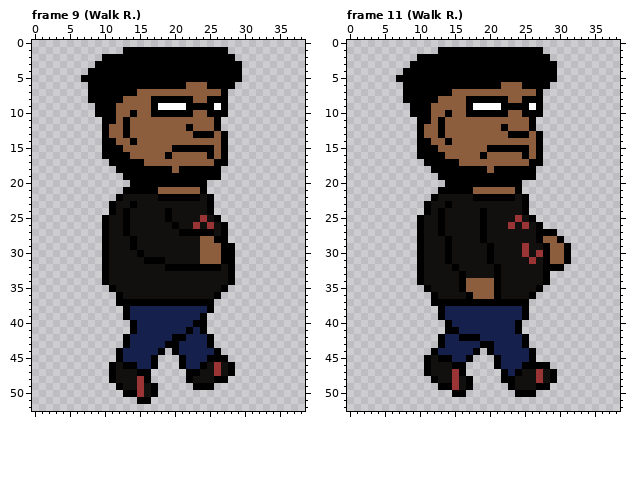
A pixel-art file gets an edit: WIP/Characters/Teddie.aseprite. Above is the file before it was changed.
39x53 pixels, 28 frames. Shown: frame 9 (Walk R.), frame 11 (Walk R.). The commit also changed other frames, which this record leaves out.
Now the later version:
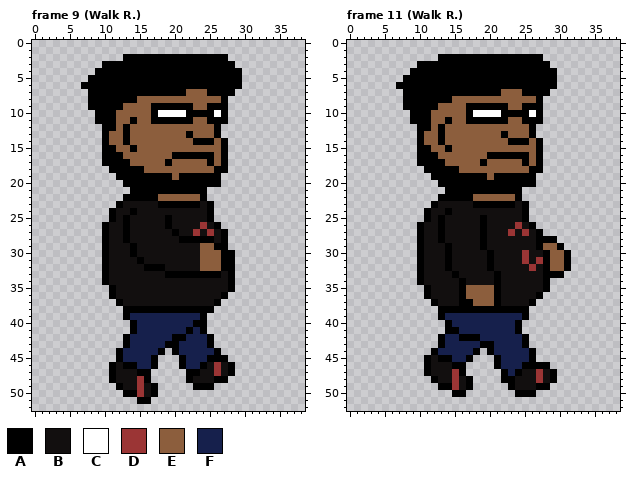
Palette (. is transparent): A #000000  B #120f0f  C #ffffff  D #9b3535  E #8c5e3d  F #16204c
The edit:
--- frame 9 (Walk R.)
@@ x 5..31 @@
  0 ...........................
- 1 ........AAAAAAAAAAAAAAA....
- 2 .....AAAAAAAAAAAAAAAAAAA...
- 3 ....AAAAAAAAAAAAAAAAAAAAA..
- 4 ...AAAAAAAAAAAAAAAAAAAAAA..
- 5 ..AAAAAAAAAAAAAAAAAAAAAAA..
- 6 ...AAAAAAAAAAAAAAEEEAAAA...
- 7 ...AAAAAAAEEEEEEEEEEEEA....
- 8 ...AAAAAEEEEAAAAAAEEAAA....
- 9 ....AAAEEEEEACCCCAAAACA....
-10 ....AAAEEAEEAAAAAAEEAAA....
-11 .....AAEAEEEEEEEEEEEEA.....
-12 .....AEEAEEEEEEEEAEEEA.....
-13 .....AEEAEEEEEEEEEAAAEA....
-14 .....AAEEAEEEEEEEEEEEEA....
-15 .....AAAEEEEEEEAAAAAAEA....
-16 .....AAAAEEEEEAEEEEEAEA....
-17 ......AAAAAEEEEEEEEEEAA....
-18 .......AAAAAAAAEAAAAAA.....
-19 ........AAAAAAAAAAAAAA.....
-20 .........AAAAAAAAAAA.......
-21 ........AAAAAEEEEEEA.......
-22 .......ABBBBBAAAAAABA......
-23 ......ABBABBBBBBBBBBA......
-24 ......ABABBBBBABBBBBA......
-25 .....ABBABBBBBABBBBDBA.....
-26 .....ABBABBBBBBABBDBDBA....
-27 .....ABBABBBBBBBAAAAABA....
-28 .....ABBBABBBBBBBBBEEAA....
-29 .....ABBBABBBBBBBBBEEEAA...
-30 .....ABBBBABBBBBBBBEEEAA...
-31 .....ABBBBBAAABBBBBEEEAA...
-32 .....ABBBBBBBBAAAAAAAABA...
-33 .....ABBBBBBBBBBBBBBBBBA...
+ 1 ...........................
+ 2 ........AAAAAAAAAAAAAAA....
+ 3 .....AAAAAAAAAAAAAAAAAAA...
+ 4 ....AAAAAAAAAAAAAAAAAAAAA..
+ 5 ...AAAAAAAAAAAAAAAAAAAAAA..
+ 6 ..AAAAAAAAAAAAAAAAAAAAAAA..
+ 7 ...AAAAAAAAAAAAAAEEEAAAA...
+ 8 ...AAAAAAAEEEEEEEEEEEEA....
+ 9 ...AAAAAEEEEAAAAAAEEAAA....
+10 ....AAAEEEEEACCCCAAAACA....
+11 ....AAAEEAEEAAAAAAEEAAA....
+12 .....AAEAEEEEEEEEEEEEA.....
+13 .....AEEAEEEEEEEEAEEEA.....
+14 .....AEEAEEEEEEEEEAAAEA....
+15 .....AAEEAEEEEEEEEEEEEA....
+16 .....AAAEEEEEEEAAAAAAEA....
+17 .....AAAAEEEEEAEEEEEAEA....
+18 ......AAAAAEEEEEEEEEEAA....
+19 .......AAAAAAAAEAAAAAA.....
+20 ........AAAAAAAAAAAAAA.....
+21 .........AAAAAAAAAAA.......
+22 ........AAAAAEEEEEEA.......
+23 .......ABBBBBAAAAAABA......
+24 ......ABBABBBBBBBBBBA......
+25 ......ABABBBBBABBBBBA......
+26 .....ABBABBBBBABBBBDBA.....
+27 .....ABBABBBBBBABBDBDBA....
+28 .....ABBABBBBBBBAAAAABA....
+29 .....ABBBABBBBBBBBBEEAA....
+30 .....ABBBABBBBBBBBBEEEAA...
+31 .....ABBBBABBBBBBBBEEEAA...
+32 .....ABBBBBAAABBBBBEEEAA...
+33 .....ABBBBBBBBAAAAAAAABA...
 34 .....ABBBBBBBBBBBBBBBBBA...
-35 ......ABBBBBBBBBBBBBBBA....
-36 .......ABBBBBBBBBBBBBA.....
-37 .......AAAAAAAAAAAAAA......
-38 ........AFFFFFFFFFFFA......
+35 ......ABBBBBBBBBBBBBBBBA...
+36 ......ABBBBBBBBBBBBBBBA....
+37 .......ABBBBBBBBBBBBBA.....
+38 ........AAAAAAAAAAAAA......
 39 ........AFFFFFFFFFFA.......
--- frame 11 (Walk R.)
@@ x 0..38 @@
  0 .......................................
- 1 .............AAAAAAAAAAAAAAA...........
- 2 ..........AAAAAAAAAAAAAAAAAAA..........
- 3 .........AAAAAAAAAAAAAAAAAAAAA.........
- 4 ........AAAAAAAAAAAAAAAAAAAAAA.........
- 5 .......AAAAAAAAAAAAAAAAAAAAAAA.........
- 6 ........AAAAAAAAAAAAAAEEEAAAA..........
- 7 ........AAAAAAAEEEEEEEEEEEEA...........
- 8 ........AAAAAEEEEAAAAAAEEAAA...........
- 9 .........AAAEEEEEACCCCAAAACA...........
-10 .........AAAEEAEEAAAAAAEEAAA...........
-11 ..........AAEAEEEEEEEEEEEEA............
-12 ..........AEEAEEEEEEEEAEEEA............
-13 ..........AEEAEEEEEEEEEAAAEA...........
-14 ..........AAEEAEEEEEEEEEEEEA...........
-15 ..........AAAEEEEEEEAAAAAAEA...........
-16 ..........AAAAEEEEEAEEEEEAEA...........
-17 ...........AAAAAEEEEEEEEEEAA...........
-18 ............AAAAAAAAEAAAAAA............
-19 .............AAAAAAAAAAAAAA............
-20 ..............AAAAAAAAAAA..............
-21 .............AAAAAEEEEEEA..............
-22 ............ABBBBBAAAAAABA.............
-23 ...........ABBABBBBBBBBBBA.............
-24 ...........ABABBBBBABBBBBA.............
-25 ..........ABBABBBBBABBBBDBA............
-26 ..........ABBABBBBBABBBDBDBA...........
-27 ..........ABBABBBBBABBBBBBBAAA.........
-28 ..........ABBBABBBBABBBBBBBAEEA........
-29 ..........ABBBABBBBBABBBBDBBAEEA.......
-30 ..........ABBBABBBBBABBBBDBDAEEA.......
-31 ..........ABBBABBBBBABBBBBDBAEEA.......
-32 ..........ABBBBABBBBBABBBBBBAAA........
-33 ..........ABBBBBABBBBABBBBBBA..........
-34 ..........ABBBBBAEEEEABBBBBBA..........
-35 ...........ABBBBAEEEEABBBBBA...........
-36 ............ABBBBAEEEABBBBA............
-37 ............AAAAAAAAAAAAAA.............
-38 .............AFFFFFFFFFFFA.............
+ 1 .......................................
+ 2 .............AAAAAAAAAAAAAAA...........
+ 3 ..........AAAAAAAAAAAAAAAAAAA..........
+ 4 .........AAAAAAAAAAAAAAAAAAAAA.........
+ 5 ........AAAAAAAAAAAAAAAAAAAAAA.........
+ 6 .......AAAAAAAAAAAAAAAAAAAAAAA.........
+ 7 ........AAAAAAAAAAAAAAEEEAAAA..........
+ 8 ........AAAAAAAEEEEEEEEEEEEA...........
+ 9 ........AAAAAEEEEAAAAAAEEAAA...........
+10 .........AAAEEEEEACCCCAAAACA...........
+11 .........AAAEEAEEAAAAAAEEAAA...........
+12 ..........AAEAEEEEEEEEEEEEA............
+13 ..........AEEAEEEEEEEEAEEEA............
+14 ..........AEEAEEEEEEEEEAAAEA...........
+15 ..........AAEEAEEEEEEEEEEEEA...........
+16 ..........AAAEEEEEEEAAAAAAEA...........
+17 ..........AAAAEEEEEAEEEEEAEA...........
+18 ...........AAAAAEEEEEEEEEEAA...........
+19 ............AAAAAAAAEAAAAAA............
+20 .............AAAAAAAAAAAAAA............
+21 ..............AAAAAAAAAAA..............
+22 .............AAAAAEEEEEEA..............
+23 ............ABBBBBAAAAAABA.............
+24 ...........ABBABBBBBBBBBBA.............
+25 ...........ABABBBBBABBBBBA.............
+26 ..........ABBABBBBBABBBBDBA............
+27 ..........ABBABBBBBABBBDBDBA...........
+28 ..........ABBABBBBBABBBBBBBAAA.........
+29 ..........ABBBABBBBABBBBBBBAEEA........
+30 ..........ABBBABBBBBABBBBDBBAEEA.......
+31 ..........ABBBABBBBBABBBBDBDAEEA.......
+32 ..........ABBBABBBBBABBBBBDBAEEA.......
+33 ..........ABBBBABBBBBABBBBBBAAA........
+34 ..........ABBBBBABBBBABBBBBBA..........
+35 ...........ABBBBAEEEEABBBBBBA..........
+36 ...........ABBBBAEEEEABBBBBA...........
+37 ............ABBBAAEEEABBBBA............
+38 .............AAAAAAAAAAAAA.............
 39 .............AFFFFFFFFFFFA.............
Where, in picture pixels (left, top, right, bottom), the same in both pictures:
changed: (81, 47, 242, 313)
changed: (396, 47, 571, 313)
